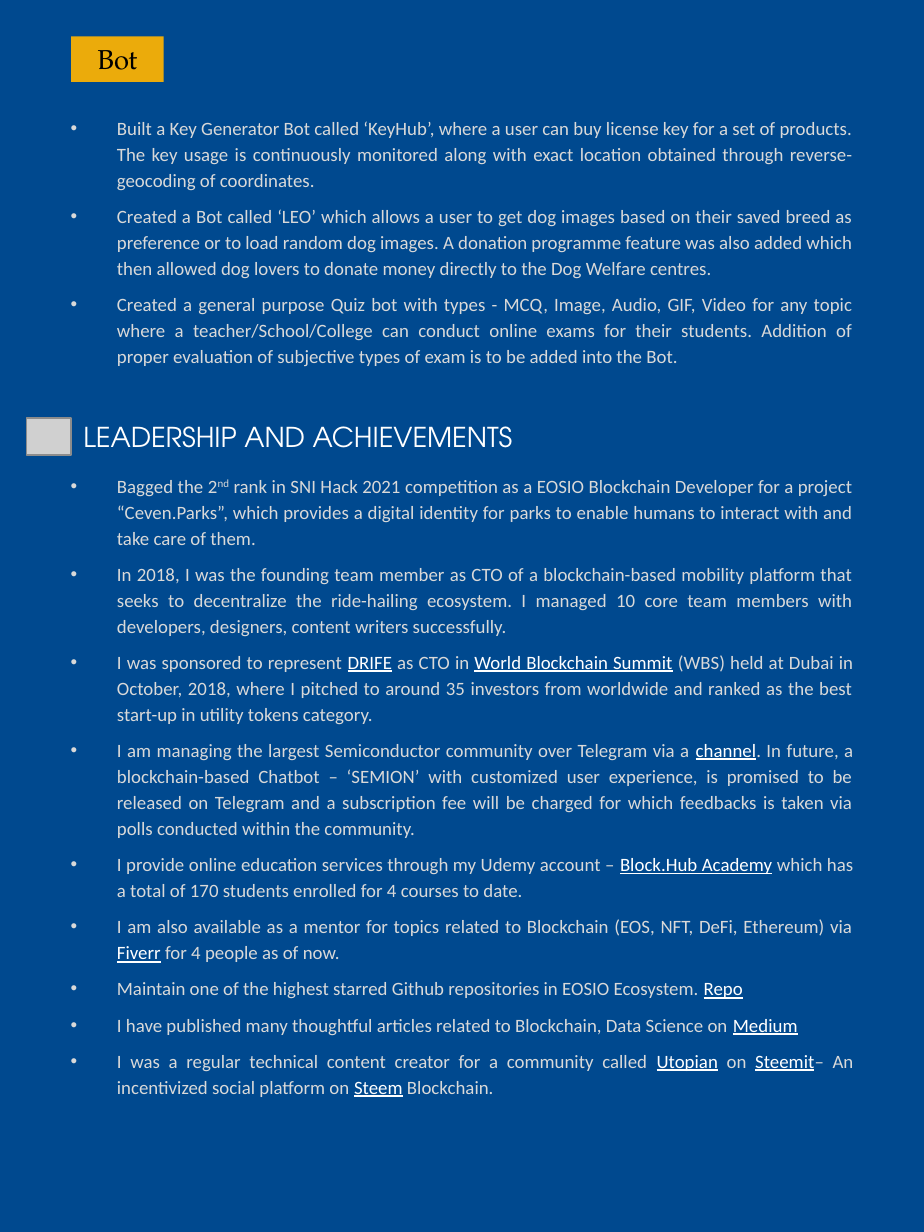
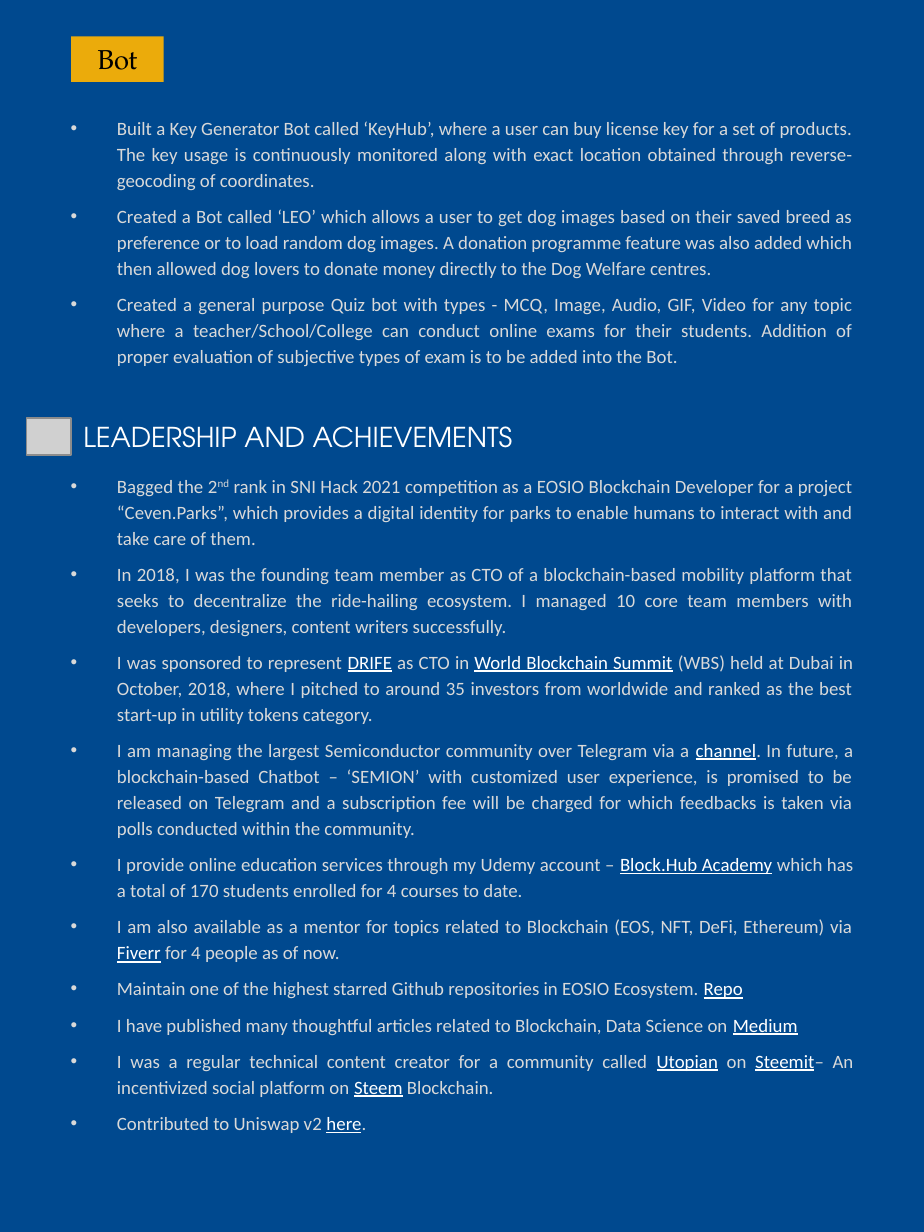
Before and after one commit to abhi3700/my_resume, a slide deck: slide 4 of my_resume.pptx. Drawn at 924x1232 pixels with LibreOffice and Linux fonts; fonts in the diff are those of the drawing; grey boxes stand for pictures. Boxes give left, top, right and bottom in pixels: in the first picture for what was removed or moved away, otherwise in the second. Text is boxed around its words. In the diff, an @@ line names an element or a change of style, - is before the commit and + after.

```diff
--- a/my_resume.pptx
+++ b/my_resume.pptx
@@ text at (117,1117,366,1133): paragraph added @@
+• Contributed to Uniswap v2 here.
```
Also in this commit, not shown: 3 other slides changed, 1 other file.
